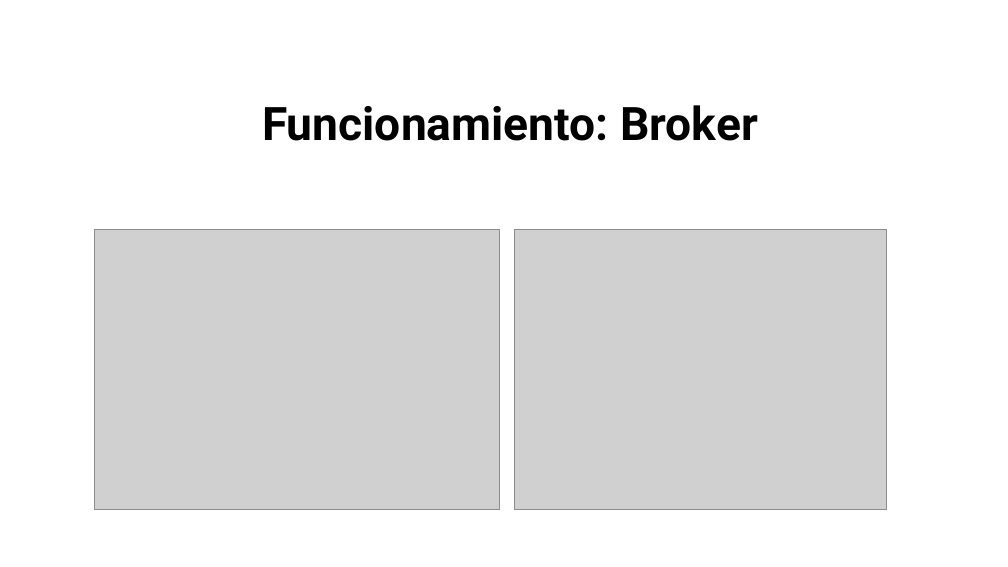
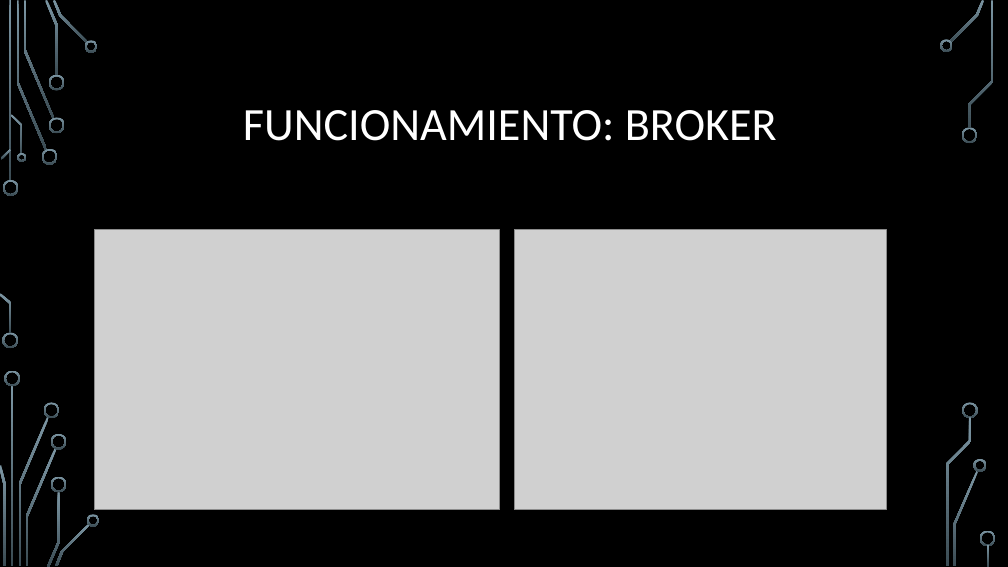
Before and after one commit to ManelDiaz/Reto_Envio, a slide deck: slide 3 of RETO 2 Envío de datos.pptx. Drawn at 1008x567 pixels with LibreOffice and Linux fonts; fonts in the diff are those of the drawing; grey boxes stand for pictures; background and template pictures are left out. Boxes give left, top, right and bottom in pixels: in the first picture for what was removed or moved away, otherwise in the second. Text is boxed around its words. In the diff, an @@ line names an element or a change of style, - is before the commit and + after.

```diff
--- a/RETO 2 Envío de datos.pptx
+++ b/RETO 2 Envío de datos.pptx
@@ background #FFFFFF to picture (left out) @@
@@ title at [243,110,777,141]: text changed; font Roboto to Calibri; text colour #000000 to #FFFFFF; bold off @@
-Funcionamiento: Broker
+FUNCIONAMIENTO: BROKER
@@ group added at [0,0,996,567]: 33 freeform shapes, 3 rectangles @@
```
Also in this commit, not shown: 5 other slides changed, 2 slides added, 1 slide removed.
